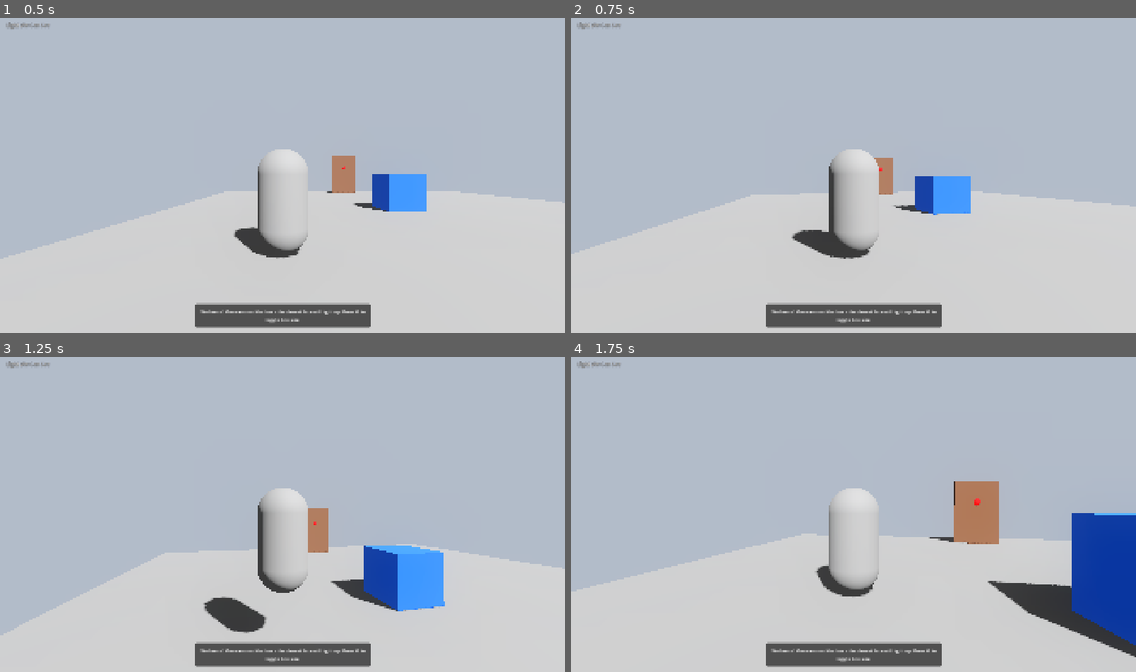
Above: before the commit, frames 1-4 (two rows, left to right).
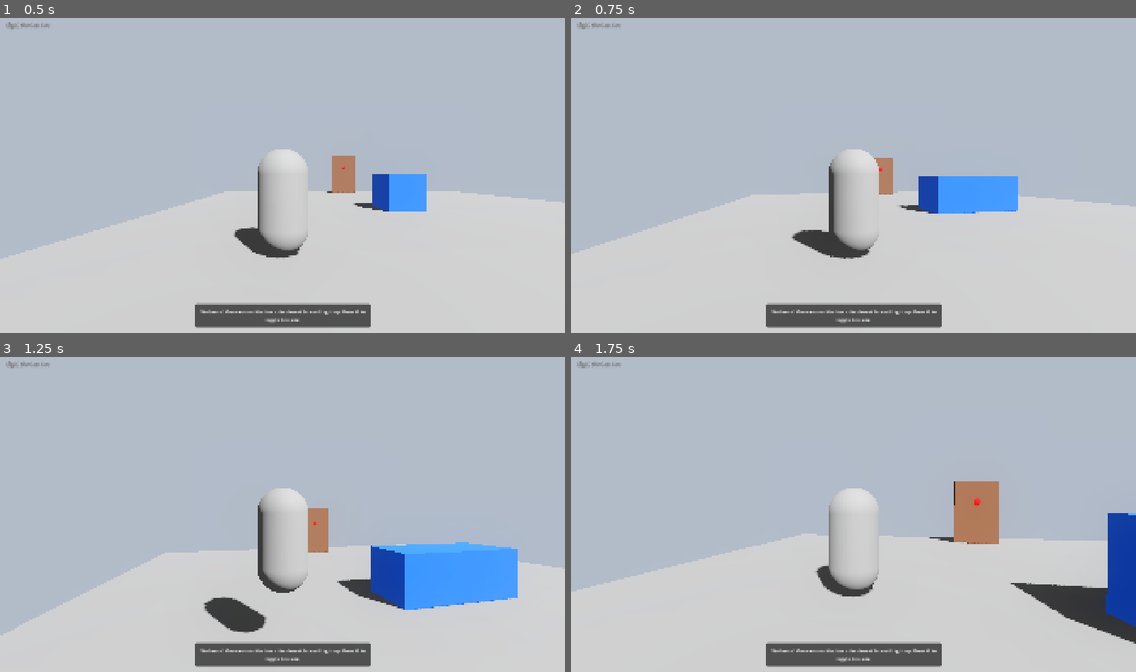
Above: after the commit, the same moments.

Repository: JacobSchantz/LightWeCanSee
Game: Godot game, scene res://scenes/tutorial_level.tscn
The game is run twice, just before and just after one commit, with the same random seed, the same clock (stepped at 60 frames per second) and the same inputs.
Inputs (mouse positions are in pixels of both pictures, inside the frame that each line leads up to):
- Up to frame 1 (0.5 s): no input
- Up to frame 2 (0.75 s): tap G (extend_box) at 0.5, 0.6 s; move the mouse to (881, 172) at 0.52 s; hold Up (ui_up) from 0.53 s (still down); click (881, 172) at 0.67 s
- Up to frame 3 (1.25 s): keep holding Up (ui_up); tap Enter (ui_accept) at 0.77 s
- Up to frame 4 (1.75 s): keep holding Up (ui_up); tap G (extend_box) at 1.25, 1.35 s; move the mouse to (825, 514) at 1.27 s; tap Enter (ui_accept) at 1.52 s

Frame 1 is identical in both runs. In frame 2, 1.2% of the frame differs, in the area x 57-80%, y 50-63%; in frame 3, 3.1%; in frame 4, 3.6%, in the area x 73-100%, y 49-96%.

Commit message:
updated box to expand on all sides

Diff:
--- a/scripts/interactive_box.gd
+++ b/scripts/interactive_box.gd
@@ -25,6 +25,13 @@
 var is_extended = false
 var box_tween = null
 var animation_duration = 0.3  # Animation duration in seconds
+var expansion_count = {
+	"x_pos": 0,  # Right side
+	"x_neg": 0,  # Left side
+	"z_pos": 0,  # Front side
+	"z_neg": 0   # Back side
+}
+var max_expansions = 5  # Maximum number of expansions per side
 
 func _ready():
 	# Add this box to the extendable_box group
@@ -157,7 +164,7 @@
 		if level.has_method("handle_face_interaction"):
 			level.handle_face_interaction(face_index)
 
-# Function to toggle box size with animation
+# Function to expand box size with animation
 func toggle_size():
 	# Cancel any existing tween
 	if box_tween and box_tween.is_valid():
@@ -183,42 +190,44 @@
 	var extension_direction = faces[visible_face_index].direction
 	var face_name = faces[visible_face_index].name
 
-	# Toggle the box scale
-	if not is_extended:
-		# Determine which scale component to modify based on the direction
-		var target_scale = Vector3(1.0, 1.0, 1.0)
-		var position_offset = Vector3(0, 0, 0)
-
-		if extension_direction.x != 0:
-			# X-axis extension (left or right face)
-			target_scale.x = 2.0
-			position_offset.x = extension_direction.x * 0.75
-		elif extension_direction.z != 0:
-			# Z-axis extension (front or back face)
-			target_scale.z = 2.0
-			position_offset.z = extension_direction.z * 0.75
-
-		# Animate to extended size and position
-		box_tween.tween_property(self, "scale", target_scale, animation_duration)
-		box_tween.parallel().tween_property(self, "position", position + position_offset, animation_duration)
-		is_extended = true
-		print("Box extended in direction of " + face_name)
-	else:
-		# Determine which scale component to restore based on the current scale
-		var position_offset = Vector3(0, 0, 0)
-
-		if scale.x > scale.z:
-			# Currently extended in X direction
-			position_offset.x = -extension_direction.x * 0.75
-		else:
-			# Currently extended in Z direction
-			position_offset.z = -extension_direction.z * 0.75
-
-		# Animate back to original size and position
-		box_tween.tween_property(self, "scale", Vector3(1.0, 1.0, 1.0), animation_duration)
-		box_tween.parallel().tween_property(self, "position", position + position_offset, animation_duration)
-		is_extended = false
-		print("Box size restored")
+	# Determine which side to expand based on direction
+	var side_key = ""
+	if extension_direction.x > 0:
+		side_key = "x_pos"  # Right side
+	elif extension_direction.x < 0:
+		side_key = "x_neg"  # Left side
+	elif extension_direction.z > 0:
+		side_key = "z_pos"  # Front side
+	elif extension_direction.z < 0:
+		side_key = "z_neg"  # Back side
+
+	# Check if we've reached the maximum number of expansions for this side
+	if expansion_count[side_key] >= max_expansions:
+		print(face_name + " has reached maximum expansion")
+		return
+
+	# Calculate the new scale and position
+	var current_scale = scale
+	var new_scale = current_scale
+	var position_offset = Vector3(0, 0, 0)
+
+	if side_key == "x_pos" or side_key == "x_neg":
+		# X-axis extension
+		new_scale.x += 1.0
+		position_offset.x = extension_direction.x * 0.75
+	elif side_key == "z_pos" or side_key == "z_neg":
+		# Z-axis extension
+		new_scale.z += 1.0
+		position_offset.z = extension_direction.z * 0.75
+
+	# Animate to extended size and position
+	box_tween.tween_property(self, "scale", new_scale, animation_duration)
+	box_tween.parallel().tween_property(self, "position", position + position_offset, animation_duration)
+
+	# Increment the expansion count for this side
+	expansion_count[side_key] += 1
+	is_extended = true
+	print("Box extended in direction of " + face_name + " (Expansion #" + str(expansion_count[side_key]) + ")")
 
 	# Connect the tween completed signal to update face positions
 	box_tween.finished.connect(update_face_world_positions)
